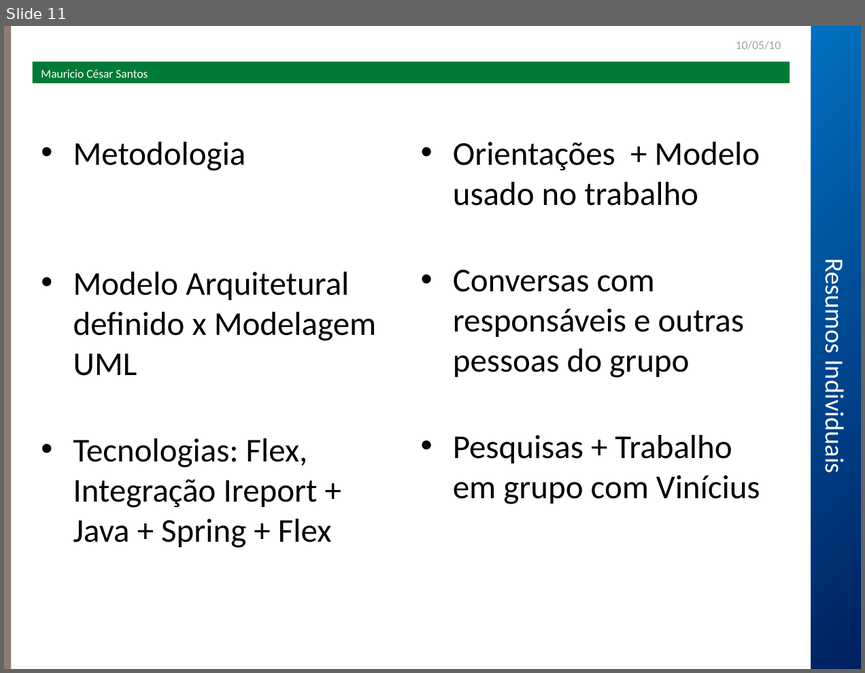
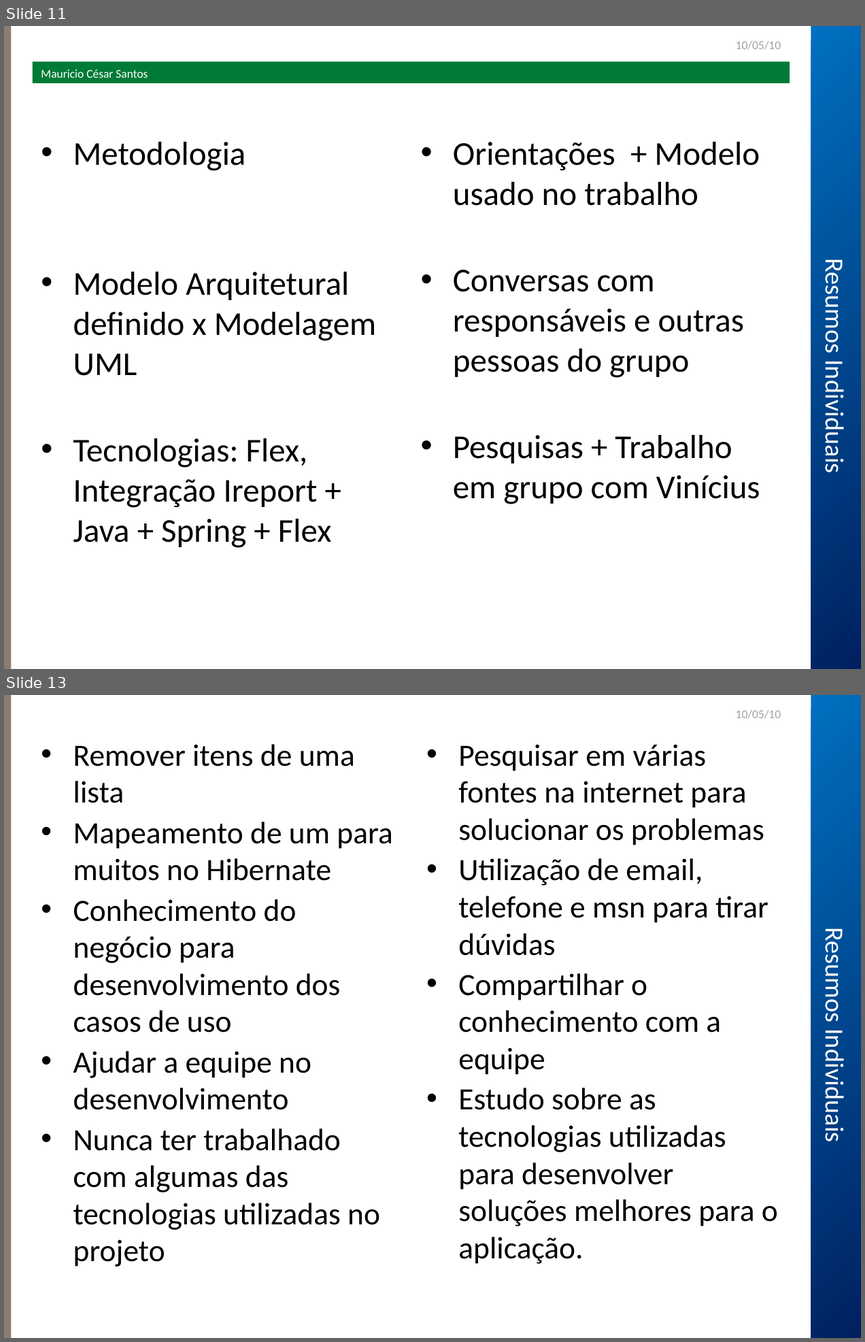
Before and after one commit to robsonmrsp/tcc-fbv-poscomp5-fabrica2, a slide deck: sisa/Seminário/Apresentação.ppt. Shown one above the other, each under a label of ours: slide 11 before the commit, slides 11 and 13 after it; the slides between them are not shown. The pictures are 865x673 and 865x1342 pixels, drawn with LibreOffice and Linux fonts; fonts in the diff are those of the drawing; background and template pictures are left out. Boxes give left, top, right and bottom in pixels: in the first picture for what was removed or moved away, otherwise in the second. Text is boxed around its words. In the diff, an @@ line names an element or a change of style, - is before the commit and + after.

```diff
--- a/sisa/Seminário/Apresentação.ppt
+++ b/sisa/Seminário/Apresentação.ppt
@@ slide 13 added at <box>4,695,861,1338</box>, background #FFFFFF; not listed: 2 template elements that a slide beside it also shows @@
@@ text added at <box>736,710,781,719</box>, 10 pt, text #A0A0A0 @@
+10/05/10
@@ text added at <box>73,744,392,1266</box>, 26 pt, text #000000 @@
+• Remover itens de uma lista
+• Mapeamento de um para muitos no Hibernate
+• Conhecimento do negócio para desenvolvimento dos casos de uso
+• Ajudar a equipe no desenvolvimento
+• Nunca ter trabalhado com algumas das tecnologias utilizadas no projeto
@@ text added at <box>458,744,778,1263</box>, 26 pt, text #000000 @@
+• Pesquisar em várias fontes na internet para solucionar os problemas
+• Utilização de email, telefone e msn para tirar dúvidas
+• Compartilhar o conhecimento com a equipe
+• Estudo sobre as tecnologias utilizadas para desenvolver soluções melhores para o aplicação.
@@ text added at <box>818,936,850,1139</box>, 22 pt, text #FFFFFF @@
+Resumos Individuais
```
Also in this commit, not shown: 3 slides changed.
